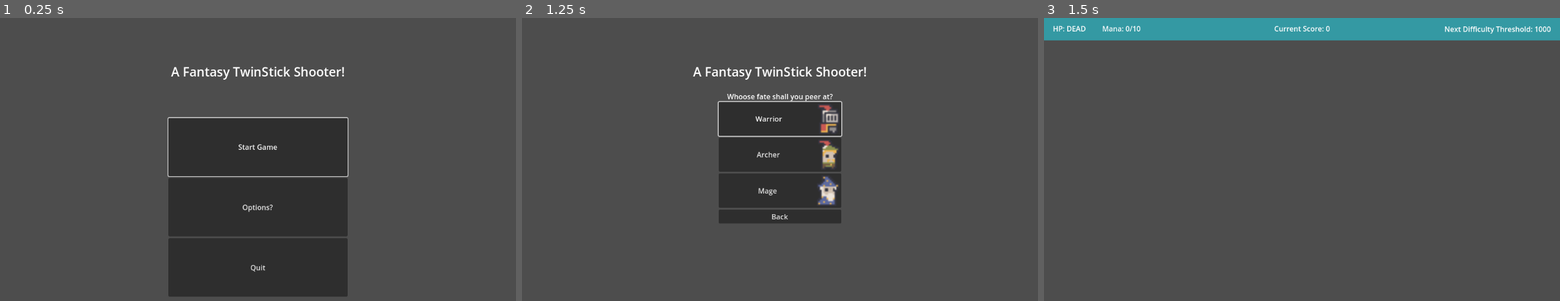
Above: before the commit, frames 1-3 (left to right).
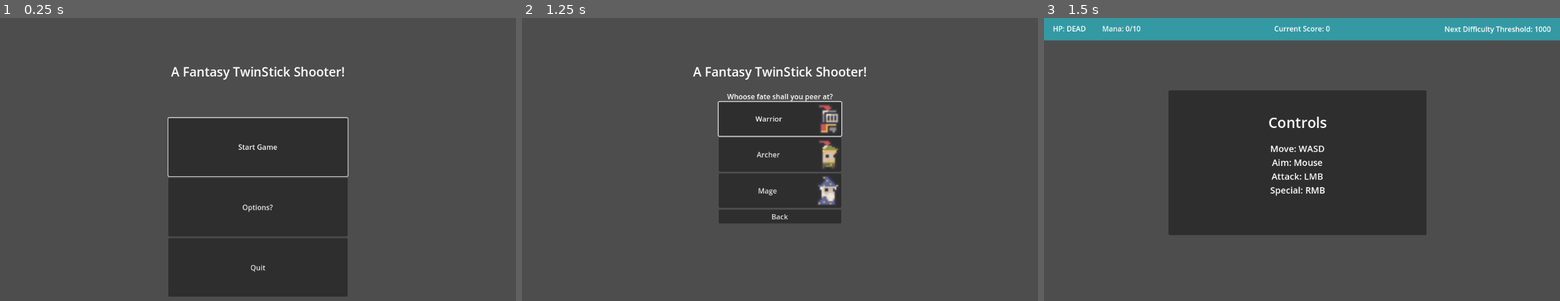
Above: after the commit, the same moments.

Repository: Shadowyish/fantasytss
Game: Godot game, scene res://Assets/Scenes/MainMenu.tscn
Same seed, same stepped clock (60 frames per second), same inputs: the game is played once before the commit and once after it.
Inputs:
- Up to frame 1 (0.25 s): no input
- Up to frame 2 (1.25 s): click "Start Game" at 0.5 s
- Up to frame 3 (1.5 s): click "Warrior" at 1.25 s

Frames 1-2 are identical in both runs. In frame 3, 25% of the frame differs, in the area x 24-75%, y 25-77%.
Error before the commit: Cannot call method 'add_child' on a null value. (res://Assets/Scripts/GameManager.gd:76)
Error after the commit: Cannot call method 'add_child' on a null value. (res://Assets/Scripts/GameManager.gd:77)

Commit message:
Added Control Listing to UI on Game Start and pause

Diff:
--- a/tss_godot/Assets/Prefabs/GameUI.tscn
+++ b/tss_godot/Assets/Prefabs/GameUI.tscn
@@ -88,6 +88,34 @@
 offset_left = -10.0
 offset_right = -10.0
 
+[node name="Controls" type="Label" parent="CanvasLayer/PausePanel"]
+layout_mode = 1
+anchors_preset = -1
+anchor_left = 1.0
+anchor_right = 1.5
+anchor_bottom = 1.0
+grow_horizontal = 0
+grow_vertical = 2
+theme_override_font_sizes/font_size = 20
+text = "Move: Left Stick/WASD
+Aim: Right Stick/ Mouse
+Attack: RB/LMB
+Special: LB/RMB"
+horizontal_alignment = 1
+vertical_alignment = 1
+
+[node name="Control Label" type="Label" parent="CanvasLayer/PausePanel"]
+layout_mode = 1
+anchors_preset = -1
+anchor_left = 1.0
+anchor_top = 0.15
+anchor_right = 1.5
+anchor_bottom = 0.3
+grow_horizontal = 2
+theme_override_font_sizes/font_size = 32
+text = "Current Controls"
+horizontal_alignment = 1
+
 [node name="Label" type="Label" parent="CanvasLayer/PausePanel"]
 layout_mode = 1
 anchors_preset = -1
@@ -130,3 +158,40 @@
 focus_neighbor_top = NodePath("../ResumeButton")
 focus_previous = NodePath("../ResumeButton")
 text = "Quit to Main Menu"
+
+[node name="ControlPanel" type="Panel" parent="CanvasLayer"]
+anchors_preset = -1
+anchor_left = 0.25
+anchor_top = 0.25
+anchor_right = 0.75
+anchor_bottom = 0.75
+offset_left = -10.0
+offset_right = -10.0
+
+[node name="Controls" type="Label" parent="CanvasLayer/ControlPanel"]
+layout_mode = 2
+offset_left = 163.5
+offset_top = 116.0
+offset_right = 412.5
+offset_bottom = 142.0
+theme_override_font_sizes/font_size = 20
+text = "Move: Left Stick/WASD
+Aim: Right Stick/ Mouse
+Attack: RB/LMB
+Special: LB/RMB"
+horizontal_alignment = 1
+vertical_alignment = 1
+
+[node name="Label" type="Label" parent="CanvasLayer/ControlPanel"]
+layout_mode = 1
+anchors_preset = -1
+anchor_left = 0.5
+anchor_top = 0.15
+anchor_right = 0.5
+anchor_bottom = 0.15
+offset_left = -31.0
+offset_right = 31.0
+offset_bottom = 26.0
+grow_horizontal = 2
+theme_override_font_sizes/font_size = 32
+text = "Controls"
--- a/tss_godot/Assets/Scripts/GameManager.gd
+++ b/tss_godot/Assets/Scripts/GameManager.gd
@@ -16,7 +16,6 @@
 var enemy_count: int = 0
 var mana_pickup_count: int = 0
 var score_pickup_count: int = 0
-var pickup_timer: Timer
 var enemy_max: int = 10 # Max enemies at one time, difficulty increases this
 var spawn_offset: int = -100 # How many pixels offset from the camera border spawns for enemies should occur
 var next_threshold_cap: int = 1000 # the score at which the game first increases difficulty
@@ -25,6 +24,8 @@
 var max_camera_threshold: float = 256.0
 var min_camera_threshold: float = -256.0
 var camera_size: Vector2
+var pickup_timer: Timer
+var control_timer: Timer
 
 func _process(delta):
 	if(game_mode == GameMode.Game):
@@ -89,10 +90,15 @@
 	score_pickup_count = 0
 	game_mode = GameMode.Game
 	pickup_timer = Timer.new()
+	control_timer = Timer.new()
 	camera_size = camera.get_viewport_rect().size
 	get_tree().current_scene.add_child(pickup_timer)
 	pickup_timer.connect("timeout", _on_pickup_timeout)
+	get_tree().current_scene.add_child(control_timer)
+	control_timer.one_shot = true
+	control_timer.connect("timeout", ui._on_display_timeout)
 	pickup_timer.start(pickup_time)
+	control_timer.start(control_display_time)
 
 func spawn_mana_pickups():
 	var viewport_size = camera.get_viewport_rect().size
--- a/tss_godot/Assets/Scripts/UIOverlay.gd
+++ b/tss_godot/Assets/Scripts/UIOverlay.gd
@@ -7,10 +7,15 @@
 @onready var pause_panel = $CanvasLayer/PausePanel
 @onready var resume_button = $CanvasLayer/PausePanel/VBoxContainer/ResumeButton
 @onready var quit_button = $CanvasLayer/PausePanel/VBoxContainer/QuitButton
+@onready var control_display = $CanvasLayer/ControlPanel
+
+var mouse_control_text = "Move: WASD \nAim: Mouse \nAttack: LMB \nSpecial: RMB"
+var controller_control_text = "Move: Left Stick \nAim: Right Stick \nAttack: RB \nSpecial: LB"
 
 func _ready():
 	resume_button.pressed.connect(_on_resume_button)
 	quit_button.pressed.connect(_on_quit_button)
+	$CanvasLayer/ControlPanel/Controls.text =  mouse_control_text if GameManager.input_type == GameManager.ControlType.MOUSE_KEYBOARD else controller_control_text
 
 func _process(_delta):
 	hp_label.text =  "HP: " + (str(GameManager.player.cur_health) + "/" + str(GameManager.player.health)) if GameManager.player.cur_health > 0 else "HP: DEAD"
@@ -28,4 +33,9 @@
 
 func _on_pause():
 	pause_panel.visible = true
+	$CanvasLayer/PausePanel/Controls.text =  mouse_control_text if GameManager.input_type == GameManager.ControlType.MOUSE_KEYBOARD else controller_control_text
 	resume_button.grab_focus()
+
+func _on_display_timeout():
+	control_display.visible = false
+	push_warning("Got the timeout signal")
